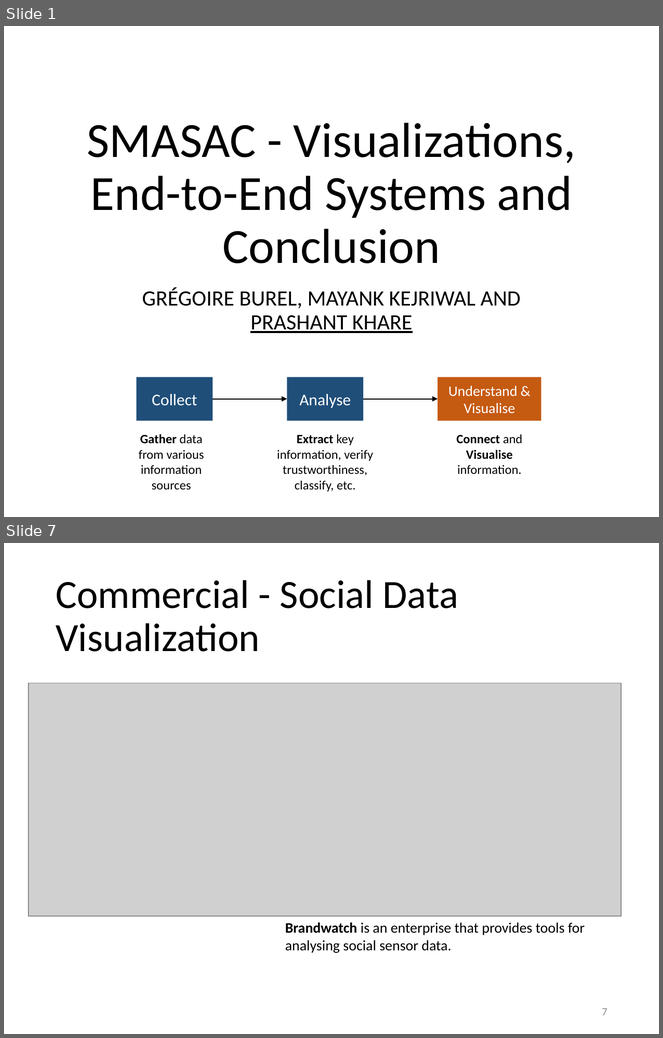
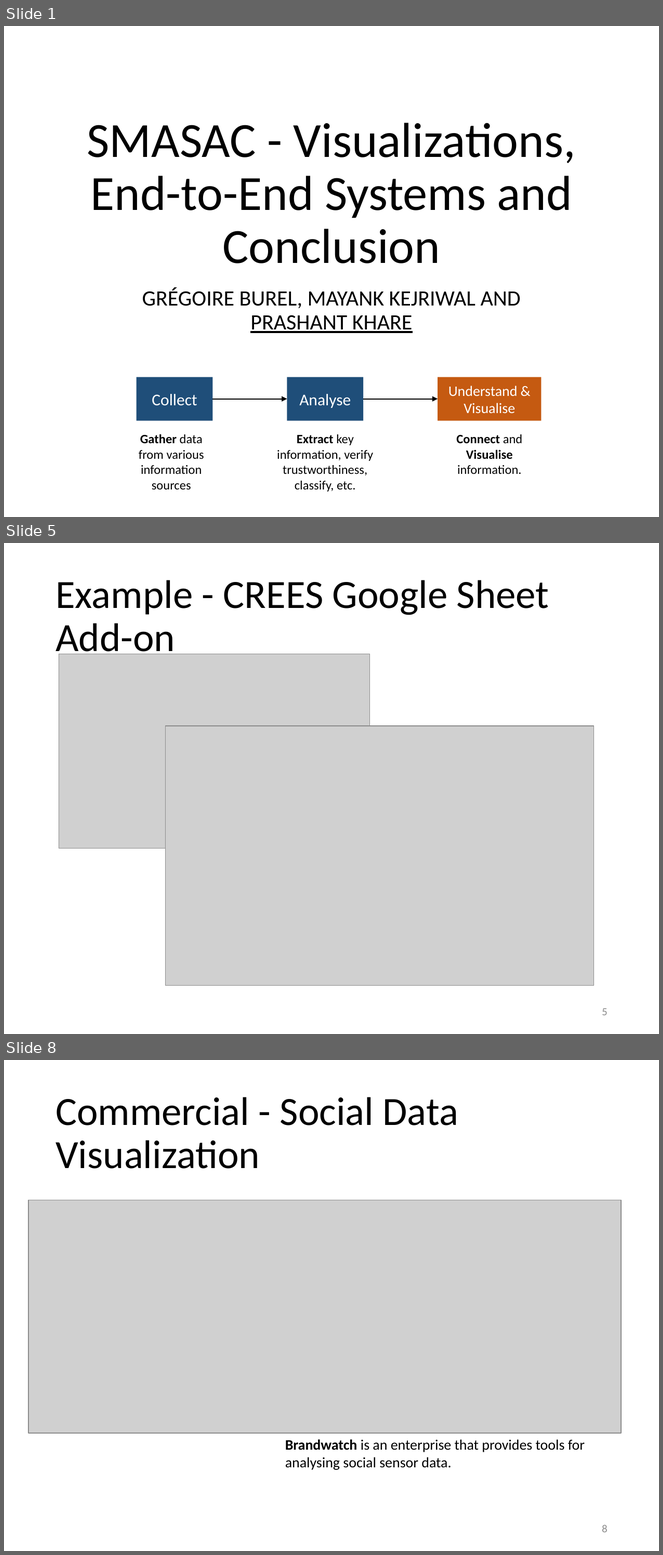
Before and after one commit to evhart/smasac-tutorial, a slide deck: slides/pptx/6-visualisation.pptx. Shown one above the other, each under a label of ours: slides 1 and 7 before the commit, slides 1, 5 and 8 after it; the slides between them are not shown. The pictures are 663x1038 and 663x1555 pixels, drawn with LibreOffice and Linux fonts; fonts in the diff are those of the drawing; grey boxes stand for pictures. Boxes give left, top, right and bottom in pixels: in the first picture for what was removed or moved away, otherwise in the second. Text is boxed around its words. In the diff, an @@ line names an element or a change of style, - is before the commit and + after.

```diff
--- a/slides/pptx/6-visualisation.pptx
+++ b/slides/pptx/6-visualisation.pptx
@@ slide 5 added at (x1=4, y1=543, x2=659, y2=1034), background #FFFFFF @@
@@ title added at (x1=55, y1=580, x2=549, y2=661), 44 pt, text #000000 @@
+Example - CREES Google Sheet Add-on
@@ picture added at (x1=59, y1=654, x2=370, y2=848) @@
@@ picture added at (x1=165, y1=726, x2=594, y2=985) @@
@@ page number added at (x1=602, y1=1008, x2=608, y2=1016), 12 pt, text #8C8C8C @@
+5
@@ what was slide 7 is now slide 8 @@
@@ page number at (x1=602, y1=1525, x2=608, y2=1533): text changed @@
-7
+8
```
Also in this commit, not shown: 5 slides changed, 3 other slides added, 1 slide removed.
